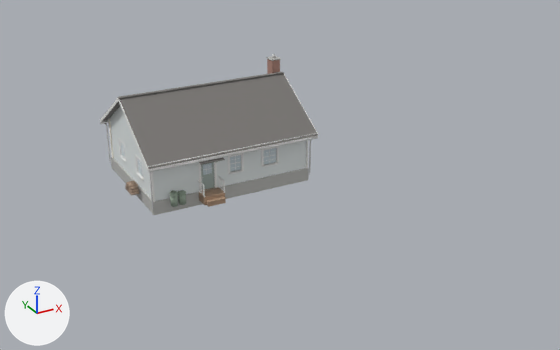
The FBX model Assets/_Project/Art/Models/Environment/Casa.fbx: old version first, new version second.
Rendered twice from a 50 mm camera at (-21.8, -51.3, 23.2) aimed at (2.2, -7.5, 1.4). The lights are fixed; the arrows at lower left show +X, +Y and +Z. The picture after the commit comes second. Where no turn or scale is listed for an object, it has been applied to the vertices. Vertices at exactly the same position are counted once.

In view in the first picture: 'Casa_Estructura', 'Casa_Exterior', 'Casa_Techo', 'Casa_Vidrio' and 1 more.
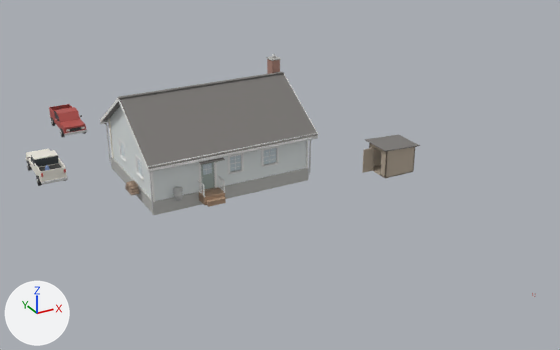
Where the change shows, as pixel boxes (x1, y1, x2, y2) in the pictures (560 x 350 px):
'Casa_Cobertizo', added
    after: (362, 134, 420, 178)
    faces in mat_m_cobertizo_madera (beige #bcad9b): (362, 143, 415, 178)
    faces in mat_m_casa_tejas (grey #7c7976): (365, 134, 420, 151)
'Casa_Camioneta', added
    after: (25, 149, 68, 186)
    faces in mat_m_auto_pintura (white #edeadf): (26, 149, 67, 182)
    faces in mat_m_auto_vidrio (dark grey #3f454b): (31, 156, 59, 167)
'Casa_CamionetaPapa', added
    after: (49, 104, 87, 137)
    faces in mat_m_auto_rojo (red #b3504b): (49, 104, 86, 134)
'Casa_Tacho', added
    after: (173, 187, 183, 201)
part 1 of me_casa_exterior, deleted
    before: (170, 196, 178, 207)
part 2 of me_casa_exterior, deleted
    before: (178, 193, 186, 205)
part 3 of me_casa_exterior, deleted
    before: (170, 190, 178, 197)

Patch to the scene script:
```diff
--- a/Assets/_Project/Art/Models/Environment/Casa.fbx.py
+++ b/Assets/_Project/Art/Models/Environment/Casa.fbx.py
@@ me_casa_exterior @@
-me_casa_exterior.from_pydata(...)  # 2332 vertices, 1994 faces; spans x -6.95..6.86, y -6.05..5.85, z -0.9..7.42
+me_casa_exterior.from_pydata(...)  # 2204 vertices, 1922 faces; spans x -6.95..6.86, y -6.05..5.85, z -0.9..7.42
+# me_casa_exterior part 1: the loose piece of 32 vertices spanning x -5.06..-4.54, y -5.31..-4.79, z -0.4..0.42 is deleted
+# me_casa_exterior part 2: the loose piece of 32 vertices spanning x -4.46..-3.94, y -5.31..-4.79, z -0.4..0.42 is deleted
+# me_casa_exterior part 3: the loose piece of 32 vertices spanning x -5.09..-4.51, y -5.36..-4.78, z 0.31..0.63 is deleted
+# other edits to the shape of me_casa_exterior do not show in these pictures
 me_casa_exterior.materials.append(mat_m_casa_ladrillo)
@@ me_casa_exterior @@
 me_casa_exterior.materials.append(mat_m_casa_lena)
-me_casa_exterior.materials.append(mat_m_columpio_metal)  # grey #95a695
@@ ob_casa_tacho @@
+ob_casa_tacho = bpy.data.objects.new('Casa_Tacho', me_casa_tacho)  # 424 vertices, 284 faces; spans x -0.335..0.335, y -0.335..0.335, z 0.0..0.875; in mat_m_prop_galvanizado (light grey #c4c5c4)
+ob_casa_tacho.location = (-4.5, -5.1, 0.0)
@@ ob_casa_cobertizo @@
+ob_casa_cobertizo = bpy.data.objects.new('Casa_Cobertizo', me_casa_cobertizo)  # 432 vertices, 322 faces; spans x -2.22..1.55, y -1.3..1.3, z 0.0..2.33; in mat_m_cobertizo_madera (beige #bcad9b), mat_m_casa_tejas (grey #7c7976), mat_m_casa_metal (light grey #cbcbcb), mat_m_prop_bidon (red #cb503f), mat_m_prop_galvanizado (light grey #c4c5c4), mat_m_casa_mueble (beige #b3957c)
+ob_casa_cobertizo.location = (11.5, -8.0, 0.0)
@@ ob_casa_camionetapapa @@
+ob_casa_camionetapapa = bpy.data.objects.new('Casa_CamionetaPapa', me_casa_camionetapapa)  # 768 vertices, 612 faces; spans x -1.05..1.05, y -2.63..2.63, z 0.0..1.7; in mat_m_auto_rojo (red #b3504b), mat_m_auto_vidrio (dark grey #3f454b), mat_m_casa_negro (dark grey #3f3f3f), mat_m_auto_llanta (dark grey #3f3f3f), mat_m_casa_metal (light grey #cbcbcb), mat_m_casa_esmalte (white #edece7), mat_m_auto_luz (red #cb3f38)
+ob_casa_camionetapapa.location = (-7.5, 12.5, 0.0)
@@ ob_casa_camioneta @@
+ob_casa_camioneta = bpy.data.objects.new('Casa_Camioneta', me_casa_camioneta)  # 768 vertices, 612 faces; spans x -1.05..1.05, y -2.62..2.63, z 0.0..1.7; in mat_m_auto_pintura (white #edeadf), mat_m_auto_vidrio (dark grey #3f454b), mat_m_casa_negro (dark grey #3f3f3f), mat_m_auto_llanta (dark grey #3f3f3f), mat_m_casa_metal (light grey #cbcbcb), mat_m_casa_esmalte (white #edece7), mat_m_auto_luz (red #cb3f38)
+ob_casa_camioneta.location = (-11.5, 3.5, 0.0)
```
